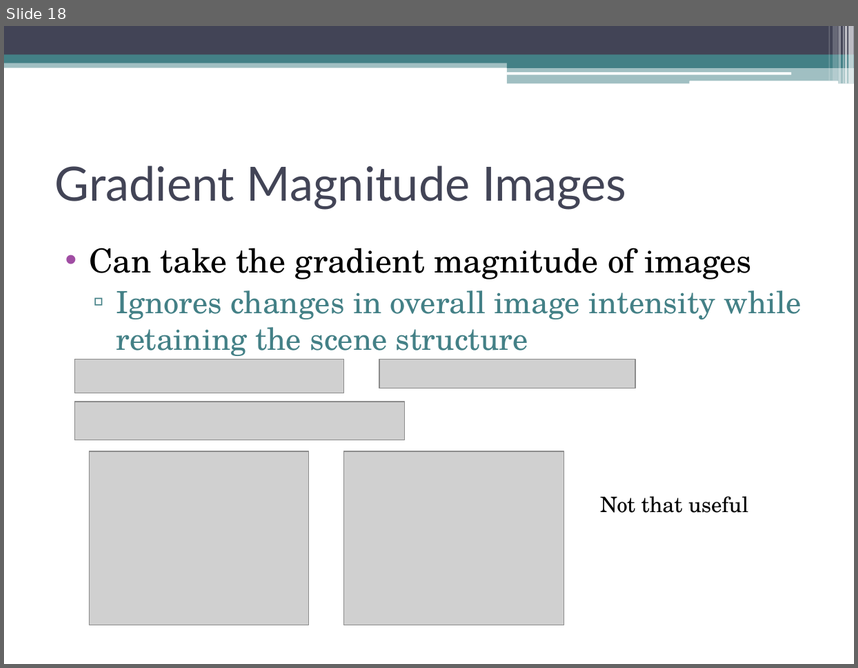
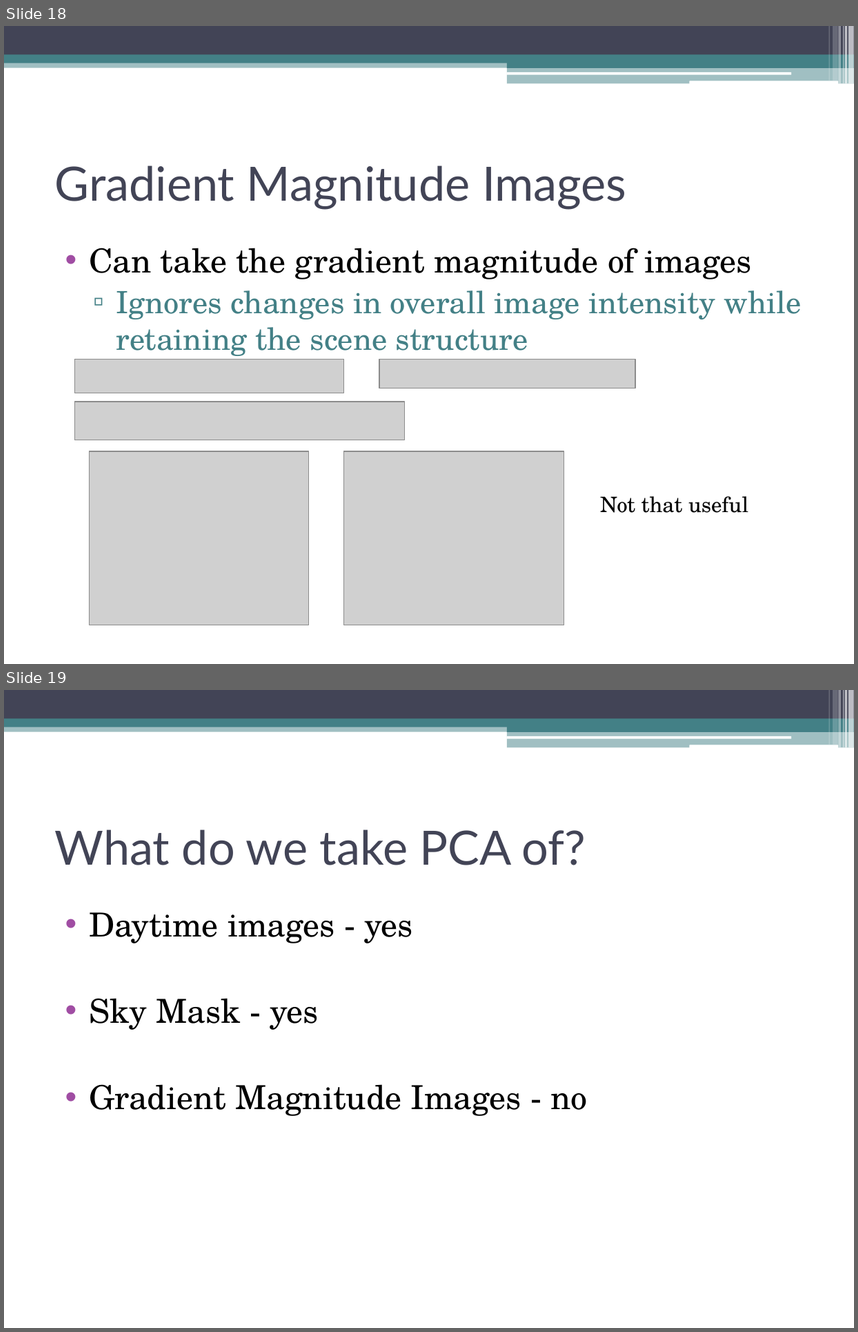
Before and after one commit to dyross/davidrossmastersproject, a slide deck: mastersProject/presentation/visualizationToolsForWebcams.pptx. Shown one above the other, each under a label of ours: slide 18 before the commit, slides 18 and 19 after it. The pictures are 858x668 and 858x1332 pixels, drawn with LibreOffice and Linux fonts; fonts in the diff are those of the drawing; grey boxes stand for pictures. Boxes give left, top, right and bottom in pixels: in the first picture for what was removed or moved away, otherwise in the second. Text is boxed around its words. In the diff, an @@ line names an element or a change of style, - is before the commit and + after.

```diff
--- a/mastersProject/presentation/visualizationToolsForWebcams.pptx
+++ b/mastersProject/presentation/visualizationToolsForWebcams.pptx
@@ slide 19 added at (4,690,854,1328), background #FFFFFF; not listed: 13 template elements that a slide beside it also shows @@
@@ title added at (55,829,586,865), 40 pt, text #424456 @@
+What do we take PCA of?
@@ text added at (89,912,587,1116), 28 pt, text #000000 @@
+• Daytime images - yes
+• Sky Mask - yes
+• Gradient Magnitude Images - no
```
Also in this commit, not shown: 4 slides changed, 2 other slides added.
